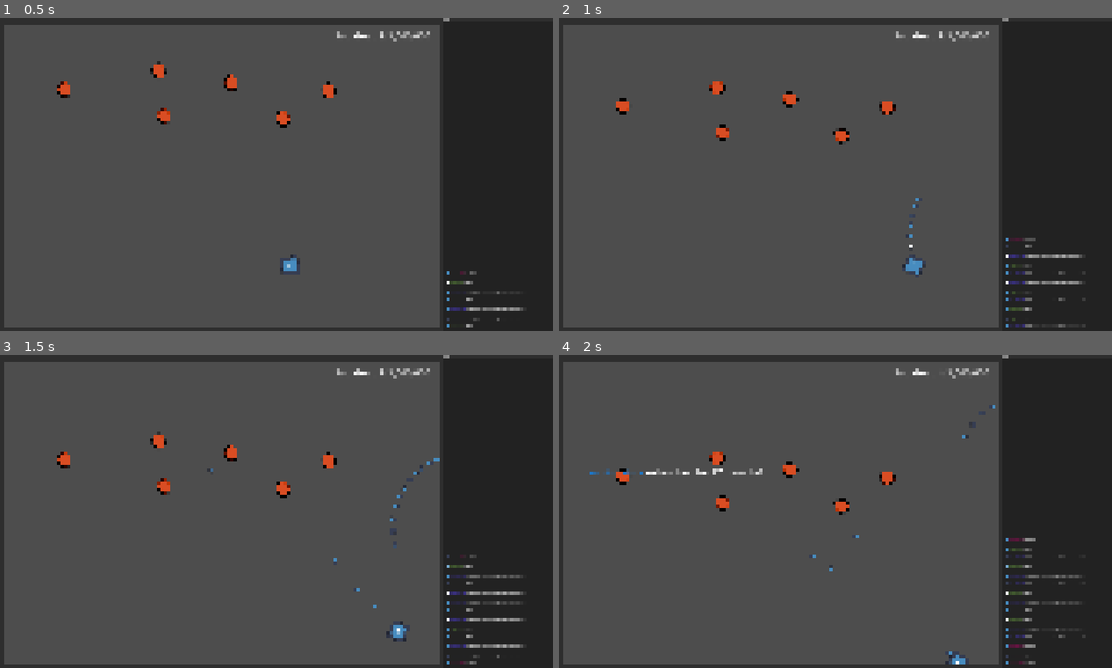
Above: before the commit, frames 1-4 (two rows, left to right).
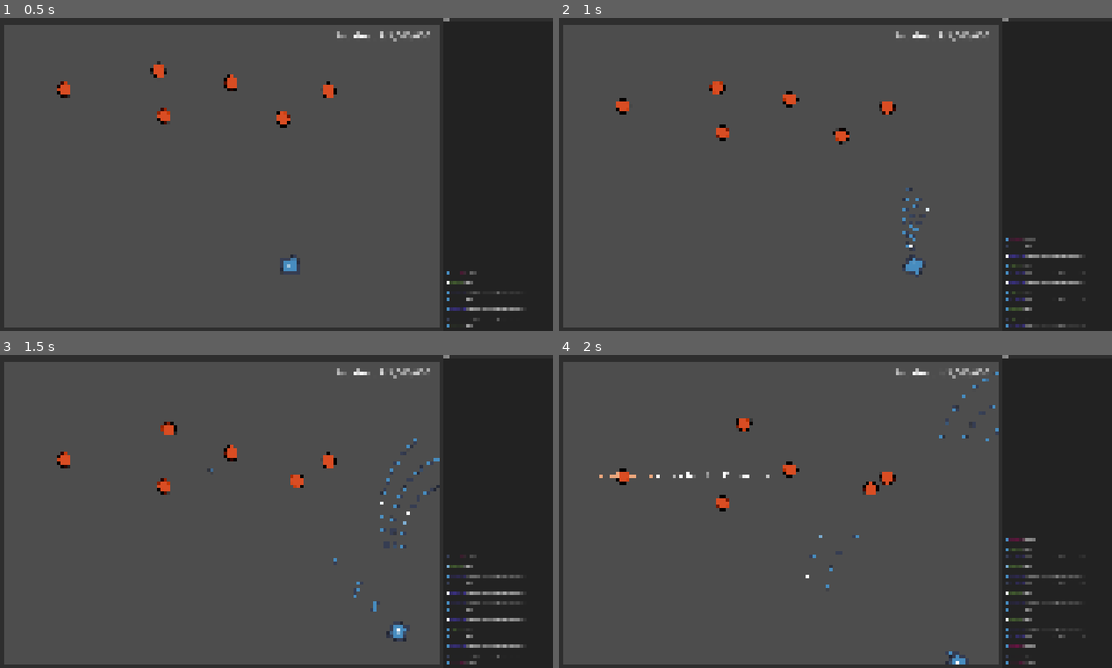
Above: after the commit, the same moments.

Repository: andrewfarinella/brackeys-game-jam-2026-1
Game: Godot game, scene res://scenes/main.tscn
Same seed, same stepped clock (60 frames per second), same inputs: the game is played once before the commit and once after it. The engine's default icon, where the game draws it, is replaced by a stand-in: a white triangle on a blue panel in a dark square.
Inputs (mouse positions are in pixels of both pictures, inside the frame that each line leads up to):
- Up to frame 1 (0.5 s): no input
- Up to frame 2 (1 s): move the mouse to (957, 158) at 0.52 s; press the mouse at (957, 158) at 0.53 s; hold D (Right) from 0.53 s (still down)
- Up to frame 3 (1.5 s): move the mouse to (165, 527) at 1.27 s; release D (Right) at 1.28 s; release the mouse at (165, 527) at 1.28 s; hold S (Down) from 1.28 s (still down); click (165, 527) at 1.35 s
- Up to frame 4 (2 s): keep holding S (Down)

Frame 1 is identical in both runs. In frame 2, less than 0.1% of the frame differs, in the area x 62-67%, y 54-78%; in frame 3, 0.6%; in frame 4, 0.9%, in the area x 5-80%, y 5-75%.

Commit message:
Weapons and subs and stuff!

Diff:
--- a/actors/gunner/gunner.gd
+++ b/actors/gunner/gunner.gd
@@ -1,6 +1,7 @@
 extends Node2D
 @onready var hurtboxComponent: HurtboxComponent = $HurtboxComponent as HurtboxComponent
-@onready var spawnerComponent: SpawnerComponent = $SpawnerComponent as SpawnerComponent
+@onready var weapon:Weapon = $Weapon as Weapon
+@onready var moveComponent: MoveComponent = $MoveComponent
 
 # Called when the node enters the scene tree for the first time.
 func _ready() -> void:
@@ -9,8 +10,16 @@
 
 func fire_weapon() -> void:
 	await get_tree().create_timer(randf_range(0.9, 1.2)).timeout
-	var bullet = spawnerComponent.spawn(global_position, %Projectiles) as Bullet
-	bullet.look_at(GameManager.hostCharacter.global_position)
-	bullet.rotate(deg_to_rad(90))
-	bullet.target_player()
+	var startingRotation := rotation_degrees
+	look_at(GameManager.hostCharacter.global_position)
+	rotate(deg_to_rad(90))
+	var endingRotation := rotation_degrees
+	moveComponent.velocity = moveComponent.velocity.rotated(deg_to_rad(endingRotation - startingRotation))
+
+	weapon.fire_at_angle(rotation_degrees)
+	#var bullet = spawnerComponent.spawn(global_position, %Projectiles) as Bullet
+	#bullet.look_at(GameManager.hostCharacter.global_position)
+	#bullet.rotate(deg_to_rad(90))
+	#bullet.target_player()
 	fire_weapon()
+	pass
--- a/actors/gunner/gunner.tscn
+++ b/actors/gunner/gunner.tscn
@@ -15,8 +15,7 @@
 [ext_resource type="Texture2D" uid="uid://crjvvlu3ca8k0" path="res://assets/goo/0012.png" id="13_rvkcg"]
 [ext_resource type="Script" uid="uid://0jiyn3ggg7i7" path="res://components/movement/move.gd" id="14_t0fld"]
 [ext_resource type="Script" uid="uid://bplsnnnm84yir" path="res://components/hurtbox_component.gd" id="15_hl21u"]
-[ext_resource type="Script" uid="uid://c2x836gq3chhc" path="res://components/spawner_component.gd" id="16_bjhqy"]
-[ext_resource type="PackedScene" uid="uid://cstlssje27do0" path="res://projectiles/bullet/bullet.tscn" id="17_jtb2s"]
+[ext_resource type="PackedScene" uid="uid://ma0tsvblieoh" path="res://weapons/spread_shot/base.tscn" id="16_2inhk"]
 
 [sub_resource type="SpriteFrames" id="SpriteFrames_bit6u"]
 animations = [{
@@ -87,7 +86,5 @@
 [node name="CollisionShape2D" type="CollisionShape2D" parent="HurtboxComponent" unique_id=51897163]
 shape = SubResource("CircleShape2D_sfjoh")
 
-[node name="SpawnerComponent" type="Node2D" parent="." unique_id=1625653119]
-script = ExtResource("16_bjhqy")
-scene = ExtResource("17_jtb2s")
-metadata/_custom_type_script = "uid://c2x836gq3chhc"
+[node name="Weapon" parent="." unique_id=1244389419 instance=ExtResource("16_2inhk")]
+target = 1
--- a/actors/host/host.gd
+++ b/actors/host/host.gd
@@ -4,9 +4,9 @@
 @onready var moveComponent: MoveComponent = $MoveComponent as MoveComponent
 @onready var moveInputComponent: MoveInputComponent = $MoveInputComponent as MoveInputComponent
 @onready var positionClampComponent: PositionClampComponent = $PositionClampComponent as PositionClampComponent
-@onready var spawnerComponent: SpawnerComponent = $SpawnerComponent as SpawnerComponent
 @onready var weaponInputComponent: WeaponInputComponent = $WeaponInputComponent as WeaponInputComponent
 @onready var hurtboxComponent: HurtboxComponent = $HurtboxComponent as HurtboxComponent
+@onready var weapon: Weapon = $SpreadShot
 
 var rotationDeadzone:float = 0.2
 var rotationSpeed:float = 5.
@@ -16,8 +16,10 @@
 func _ready() -> void:
 	weaponInputComponent.weaponFired.connect(fire_weapon)
 	hurtboxComponent.hurt.connect(queue_free.unbind(1))
+	EventHub.subAcknowledged.connect(_on_sub_acknowledged)
 
 func _process(delta: float) -> void:
+	%SubThanks.rotation = -rotation
 	if GameManager.inputScheme == GameManager.InputScheme.KBM:
 		look_at(get_viewport().get_mouse_position())
 		rotate(deg_to_rad(90))
@@ -35,6 +37,11 @@
 			rotation = lerp_angle(rotation, targetAngle, rotationLerpWeight)
 
 func fire_weapon() -> void:
-	var bullet = spawnerComponent.spawn(global_position, %Projectiles) as Bullet
-	bullet.rotation_degrees = rotation_degrees
-	bullet.target_enemies()
+	weapon.fire_at_angle(rotation_degrees)
+
+func _on_sub_acknowledged(username:String) -> void:
+	print_debug('in on sub ack')
+	%SubThanks.text = "Thanks for the sub, %s!" % username
+	%SubThanks.show()
+	await get_tree().create_timer(2).timeout
+	%SubThanks.hide()
--- a/actors/host/host.tscn
+++ b/actors/host/host.tscn
@@ -10,6 +10,7 @@
 [ext_resource type="PackedScene" uid="uid://cstlssje27do0" path="res://projectiles/bullet/bullet.tscn" id="7_qcsgy"]
 [ext_resource type="Script" uid="uid://c602xy1d2jwmu" path="res://components/weapons/weapon_input.gd" id="9_qm0t1"]
 [ext_resource type="Script" uid="uid://bplsnnnm84yir" path="res://components/hurtbox_component.gd" id="10_qm0t1"]
+[ext_resource type="PackedScene" uid="uid://mofrhca0hve0" path="res://weapons/base/spread_shot.tscn" id="11_ep15l"]
 
 [sub_resource type="CircleShape2D" id="CircleShape2D_ep15l"]
 radius = 20.0
@@ -52,3 +53,17 @@
 
 [node name="CollisionShape2D" type="CollisionShape2D" parent="HurtboxComponent" unique_id=1511836439]
 shape = SubResource("CircleShape2D_ep15l")
+
+[node name="Weapon" parent="." unique_id=1244389419 instance=ExtResource("11_ep15l")]
+
+[node name="SpreadShot" parent="." unique_id=1149168397 instance=ExtResource("11_ep15l")]
+
+[node name="SubThanks" type="Label" parent="." unique_id=841748409]
+unique_name_in_owner = true
+visible = false
+offset_left = 66.0
+offset_top = -119.0
+offset_right = 536.0
+offset_bottom = -74.0
+theme_override_font_sizes/font_size = 32
+text = "Thanks for the sub, username!"
--- /dev/null
+++ b/actors/sub_alert/sub_alert.gd
@@ -0,0 +1,30 @@
+class_name SubAlert
+extends Node2D
+
+@onready var hurtboxComponent: HurtboxComponent = $HurtboxComponent
+
+var _username:String
+var _duration:int
+
+# Called when the node enters the scene tree for the first time.
+func _ready() -> void:
+	hurtboxComponent.hurt.connect(acknowledge.unbind(1))
+
+func setup(username:String, duration:int) -> void:
+	_username = username
+	_duration = duration
+
+func display_alert() -> void:
+	var color = Color(randf(), randf(), randf()).to_html(false)
+	%Message.text = "[color=%s]%s[/color] subscribed for %d months!" % [color, _username, _duration]
+	show()
+	await get_tree().create_timer(3).timeout
+	ignore()
+
+func acknowledge() -> void:
+	EventHub.subAcknowledged.emit(_username)
+	queue_free()
+
+func ignore() -> void:
+	EventHub.subIgnored.emit(_username)
+	queue_free()
--- /dev/null
+++ b/actors/sub_alert/sub_alert.tscn
@@ -0,0 +1,31 @@
+[gd_scene format=3 uid="uid://xvx2qtalrh0w"]
+
+[ext_resource type="Script" uid="uid://p5oqw0jhgn6b" path="res://actors/sub_alert/sub_alert.gd" id="1_e251x"]
+[ext_resource type="Script" uid="uid://bplsnnnm84yir" path="res://components/hurtbox_component.gd" id="1_qxrrj"]
+
+[sub_resource type="RectangleShape2D" id="RectangleShape2D_e251x"]
+size = Vector2(1147, 60)
+
+[node name="SubAlert" type="Node2D" unique_id=1785332626]
+script = ExtResource("1_e251x")
+
+[node name="Message" type="RichTextLabel" parent="." unique_id=1507468079]
+unique_name_in_owner = true
+offset_right = 291.0
+offset_bottom = 23.0
+theme_override_font_sizes/normal_font_size = 64
+bbcode_enabled = true
+text = "[color=purple]saintspaints[/color] subscribed for 8 months!"
+fit_content = true
+autowrap_mode = 0
+
+[node name="HurtboxComponent" type="Area2D" parent="." unique_id=1324351276]
+position = Vector2(-3, 0)
+collision_layer = 2
+collision_mask = 0
+script = ExtResource("1_qxrrj")
+metadata/_custom_type_script = "uid://bplsnnnm84yir"
+
+[node name="CollisionShape2D" type="CollisionShape2D" parent="HurtboxComponent" unique_id=2095477159]
+position = Vector2(579.5, 38)
+shape = SubResource("RectangleShape2D_e251x")
--- a/components/spawner_component.gd
+++ b/components/spawner_component.gd
@@ -3,9 +3,6 @@
 
 @export var scene:PackedScene
 
-func spawn(global_spawn_position: Vector2 = global_position, parent: Node = get_tree().current_scene) -> Node:
+func spawn(scene:PackedScene, globalSpawnPosition: Vector2 = global_position) -> void:
 	assert(scene is PackedScene, "Error: The scene export was never set on this spawner component.")
-	var instance = scene.instantiate()
-	parent.add_child(instance)
-	instance.global_position = global_spawn_position
-	return instance
+	#EventHub.weaponFired.emit(scene, globalSpawnPosition)
--- /dev/null
+++ b/components/weapons/weapon.gd
@@ -0,0 +1,16 @@
+@abstract
+class_name Weapon
+extends Node2D
+
+@export var target:GameManager.CollisionLayer = GameManager.CollisionLayer.Enemy
+## Tracked in bullets per second
+@export var fireRate:int = 20
+@export var bullet:PackedScene
+
+var canFire := true
+
+@abstract
+func fire_at_angle(rotationDegrees:float) -> void
+
+func fire() -> void:
+	fire_at_angle(rotation_degrees)
--- a/projectiles/bullet/bullet.gd
+++ b/projectiles/bullet/bullet.gd
@@ -2,14 +2,16 @@
 extends Node2D
 
 @onready var visibleOnScreenNotifier: VisibleOnScreenNotifier2D = $VisibleOnScreenNotifier2D
-@onready var hitboxComponent: HitboxComponent = $HitboxComponent as HitboxComponent
 
 func _ready() -> void:
 	visibleOnScreenNotifier.screen_exited.connect(queue_free)
-	hitboxComponent.hit_hurtbox.connect(queue_free.unbind(1))
+	%HitboxComponent.hit_hurtbox.connect(queue_free.unbind(1))
+
+func target(mask:GameManager.CollisionLayer) -> void:
+	%HitboxComponent.collision_mask = mask
 
 func target_player() -> void:
-	hitboxComponent.collision_mask = 1
+	%HitboxComponent.collision_mask = 1
 
 func target_enemies() -> void:
-	hitboxComponent.collision_mask = 2
+	%HitboxComponent.collision_mask = 2
--- a/projectiles/bullet/bullet.tscn
+++ b/projectiles/bullet/bullet.tscn
@@ -26,8 +26,10 @@
 rect = Rect2(-800.0008, -64, 1600.0016, 128)
 
 [node name="HitboxComponent" type="Area2D" parent="." unique_id=214214456]
+unique_name_in_owner = true
 collision_layer = 0
 collision_mask = 0
+monitorable = false
 script = ExtResource("4_sils6")
 metadata/_custom_type_script = "uid://dung32ibr41lw"
 
--- a/scenes/game_screen/game_screen.gd
+++ b/scenes/game_screen/game_screen.gd
@@ -1,6 +1,19 @@
+class_name GameScreen
 extends Node2D
 
+var subAlert = preload("uid://xvx2qtalrh0w")
 
 # Called when the node enters the scene tree for the first time.
 func _ready() -> void:
 	GameManager.hostCharacter = $Host
+	EventHub.weaponFired.connect(_on_weapon_fired)
+
+func _on_weapon_fired(bullet:Bullet) -> void:
+	%Projectiles.add_child(bullet)
+
+func display_sub_alert(username:String, duration:int) -> void:
+	var newAlert:SubAlert = subAlert.instantiate().duplicate() as SubAlert
+	newAlert.setup(username, duration)
+	add_child(newAlert)
+	newAlert.global_position = %SubAlertMarker.global_position
+	newAlert.display_alert()
--- a/scenes/game_screen/game_screen.tscn
+++ b/scenes/game_screen/game_screen.tscn
@@ -33,3 +33,7 @@
 
 [node name="Gunner2" parent="." unique_id=606174623 instance=ExtResource("4_3o8ta")]
 position = Vector2(1936, 544)
+
+[node name="SubAlertMarker" type="Marker2D" parent="." unique_id=2125774518]
+unique_name_in_owner = true
+position = Vector2(248, 748)
--- a/scenes/main.gd
+++ b/scenes/main.gd
@@ -4,6 +4,7 @@
 
 # Called when the node enters the scene tree for the first time.
 func _ready() -> void:
+	EventHub.subAcknowledged.connect(show_sub_message.unbind(1))
 	show_sub_message()
 
 func increase_sub_count() -> void:
@@ -12,12 +13,7 @@
 
 func show_sub_message() -> void:
 	await get_tree().create_timer(randf_range(0.2, 3.5)).timeout
-	var color = Color(randf(), randf(), randf()).to_html(false)
 	var username = ["saintspaints", "_f3_reeder", "MomsPaghetti"].pick_random()
 	var subLength = randi_range(1, 100)
-	%SubMessage.text = "[color=%s]%s[/color] subscribed for %d months!" % [color, username, subLength]
-	%SubMessage.show()
 	increase_sub_count()
-	await get_tree().create_timer(3).timeout
-	%SubMessage.hide()
-	show_sub_message()
+	%GameScreen.display_sub_alert(username, subLength)
--- a/scenes/main.tscn
+++ b/scenes/main.tscn
@@ -30,7 +30,8 @@
 size_2d_override_stretch = true
 render_target_update_mode = 4
 
-[node name="Node2D" parent="PanelContainer/MarginContainer/SubViewportContainer/SubViewport" unique_id=200790820 instance=ExtResource("1_0wfyh")]
+[node name="GameScreen" parent="PanelContainer/MarginContainer/SubViewportContainer/SubViewport" unique_id=200790820 instance=ExtResource("1_0wfyh")]
+unique_name_in_owner = true
 
 [node name="CanvasLayer" type="CanvasLayer" parent="." unique_id=963175881]
 
--- a/scripts/autoloads/event_hub.gd
+++ b/scripts/autoloads/event_hub.gd
@@ -1 +1,6 @@
 extends Node
+
+signal weaponFired(bullet:Bullet)
+
+signal subAcknowledged(username:String)
+signal subIgnored(username:String)
--- /dev/null
+++ b/weapons/base/spread_shot.gd
@@ -0,0 +1,16 @@
+class_name WeaponSpreadShot
+extends Weapon
+
+func fire_at_angle(rotationDegrees:float) -> void:
+	if !canFire: return
+	for angleOffset in [-8, 0, 8]:
+		var instance = bullet.instantiate() as Bullet
+		instance.target(target)
+		instance.global_position = global_position
+		instance.rotation_degrees = rotationDegrees + angleOffset
+
+		EventHub.weaponFired.emit(instance)
+
+	canFire = false
+	await get_tree().create_timer(fireRate/60).timeout
+	canFire = true
--- /dev/null
+++ b/weapons/base/spread_shot.tscn
@@ -0,0 +1,16 @@
+[gd_scene format=3 uid="uid://mofrhca0hve0"]
+
+[ext_resource type="Script" uid="uid://df5r5huj0rx3k" path="res://weapons/base/spread_shot.gd" id="1_4yjfm"]
+[ext_resource type="PackedScene" uid="uid://cstlssje27do0" path="res://projectiles/bullet/bullet.tscn" id="2_lcw8x"]
+[ext_resource type="Script" uid="uid://c2x836gq3chhc" path="res://components/spawner_component.gd" id="3_juun3"]
+
+[node name="Weapon" type="Node2D" unique_id=1244389419]
+script = ExtResource("1_4yjfm")
+bullet = ExtResource("2_lcw8x")
+
+[node name="SpawnerComponent" type="Node2D" parent="." unique_id=1067454452]
+script = ExtResource("3_juun3")
+scene = ExtResource("2_lcw8x")
+metadata/_custom_type_script = "uid://c2x836gq3chhc"
+
+[node name="Marker2D" type="Marker2D" parent="." unique_id=216413661]
--- /dev/null
+++ b/weapons/spread_shot/base.gd
@@ -0,0 +1,15 @@
+class_name WeaponBase
+extends Weapon
+
+func fire_at_angle(rotationDegrees:float) -> void:
+	if !canFire: return
+	var instance = bullet.instantiate() as Bullet
+	instance.target(target)
+	instance.global_position = global_position
+	instance.rotation_degrees = rotationDegrees
+
+	EventHub.weaponFired.emit(instance)
+
+	canFire = false
+	await get_tree().create_timer(fireRate/60).timeout
+	canFire = true
--- /dev/null
+++ b/weapons/spread_shot/base.tscn
@@ -0,0 +1,16 @@
+[gd_scene format=3 uid="uid://ma0tsvblieoh"]
+
+[ext_resource type="Script" uid="uid://bwexnshot1j27" path="res://weapons/spread_shot/base.gd" id="1_qdhjr"]
+[ext_resource type="PackedScene" uid="uid://cstlssje27do0" path="res://projectiles/bullet/bullet.tscn" id="2_ydd1j"]
+[ext_resource type="Script" uid="uid://c2x836gq3chhc" path="res://components/spawner_component.gd" id="3_7iodi"]
+
+[node name="Weapon" type="Node2D" unique_id=1244389419]
+script = ExtResource("1_qdhjr")
+bullet = ExtResource("2_ydd1j")
+
+[node name="SpawnerComponent" type="Node2D" parent="." unique_id=1067454452]
+script = ExtResource("3_7iodi")
+scene = ExtResource("2_ydd1j")
+metadata/_custom_type_script = "uid://c2x836gq3chhc"
+
+[node name="Marker2D" type="Marker2D" parent="." unique_id=216413661]
Not shown, added: actors/sub_alert/sub_alert.gd.uid
Not shown, added: components/weapons/weapon.gd.uid
Not shown, added: weapons/base/spread_shot.gd.uid
Not shown, added: weapons/spread_shot/base.gd.uid
